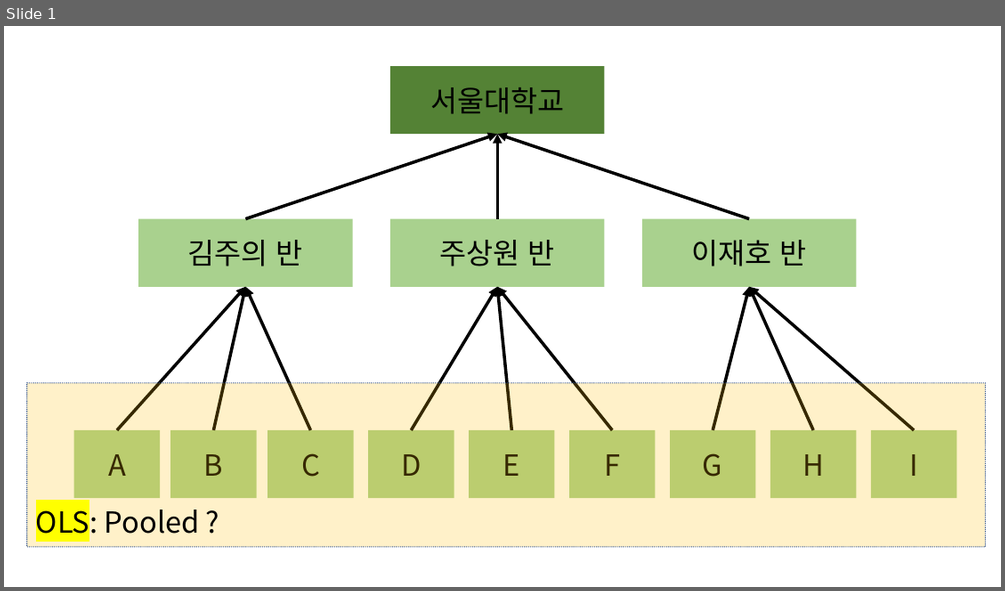
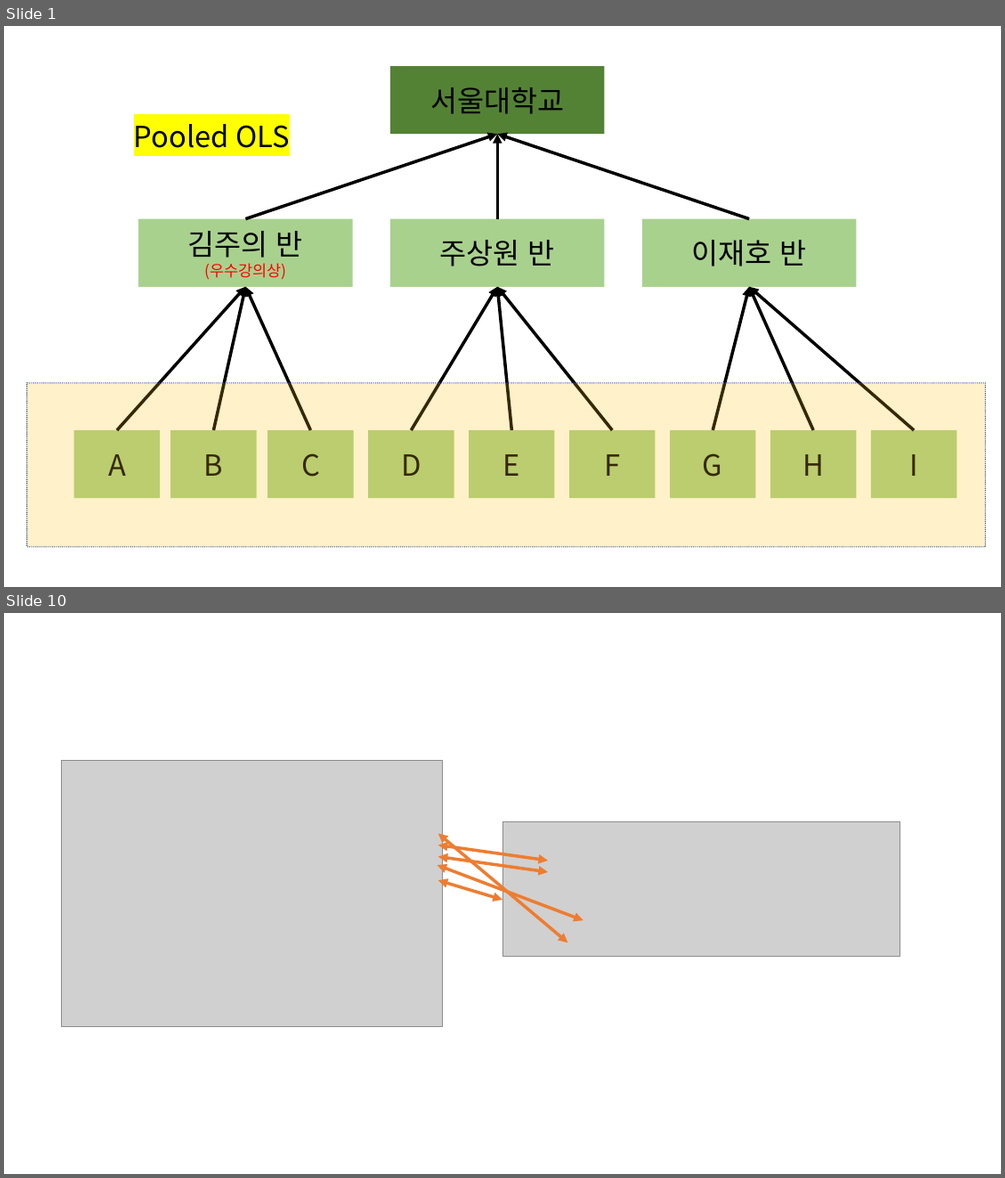
Before and after one commit to SangwonJu/HLM, a slide deck: 그림.pptx. Shown one above the other, each under a label of ours: slide 1 before the commit, slides 1 and 10 after it; the slides between them are not shown. The pictures are 1005x591 and 1005x1178 pixels, drawn with LibreOffice and Linux fonts; fonts in the diff are those of the drawing; grey boxes stand for pictures. Boxes give left, top, right and bottom in pixels: in the first picture for what was removed or moved away, otherwise in the second. Text is boxed around its words. In the diff, an @@ line names an element or a change of style, - is before the commit and + after.

```diff
--- a/그림.pptx
+++ b/그림.pptx
@@ slide 10 added at (4, 613, 1001, 1174), background #FFFFFF @@
@@ picture added at (62, 761, 443, 1026) @@
@@ picture added at (502, 821, 900, 957) @@
@@ double arrow added from (438, 834) to (568, 943), #ED7D31 3 pt @@
@@ double arrow added from (438, 844) to (548, 860), #ED7D31 3 pt @@
@@ double arrow added from (437, 865) to (583, 920), #ED7D31 3 pt @@
@@ double arrow added from (438, 857) to (548, 872), #ED7D31 3 pt @@
@@ double arrow added from (438, 881) to (502, 900), #ED7D31 3 pt @@
@@ slide 1 changed as well @@
@@ text at (134, 124, 290, 148): text changed @@
-OLS: Pooled ?
+Pooled OLS
@@ text in rectangle at (188, 231, 303, 280): text changed; size 28 to 15 pt; text colour #000000 to #FF0000 @@
-김주의 반
+김주의 반
+(우수강의상)
```
Also in this commit, not shown: 9 other slides added, 45 other files.
